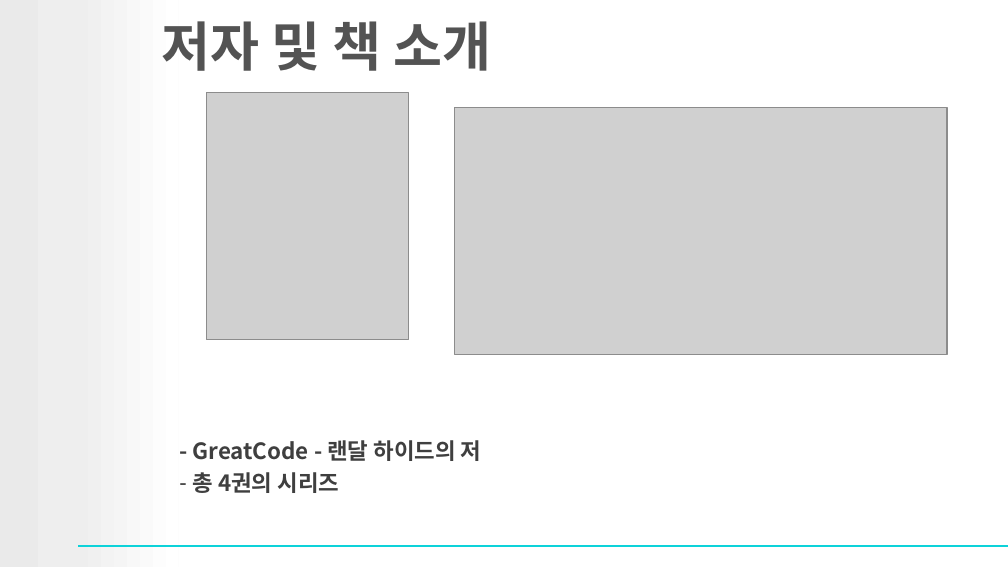
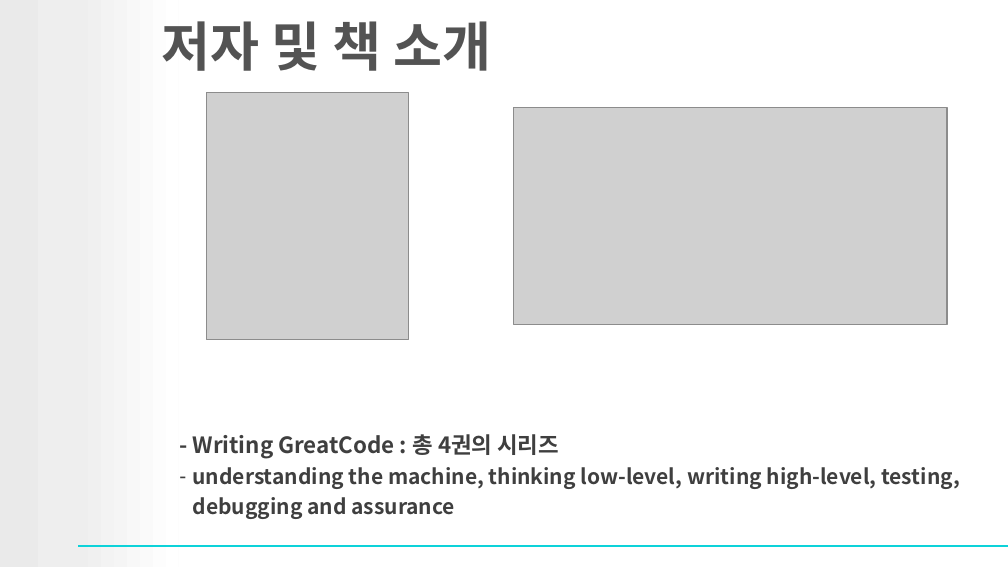
Before and after one commit to gatherKnowledge/Presentation, a slide deck: slide 5 of GreatCode/1-2장_수치표기법.pptx. Drawn at 1008x567 pixels with LibreOffice and Linux fonts; fonts in the diff are those of the drawing; grey boxes stand for pictures; background and template pictures are left out. Boxes give left, top, right and bottom in pixels: in the first picture for what was removed or moved away, otherwise in the second. Text is boxed around its words. In the diff, an @@ line names an element or a change of style, - is before the commit and + after.

```diff
--- a/GreatCode/1-2장_수치표기법.pptx
+++ b/GreatCode/1-2장_수치표기법.pptx
@@ picture: place and size @@
-picture at <box>455,108,947,355</box>
+picture at <box>514,108,948,325</box>
@@ text at <box>193,434,960,519</box>: text changed; size 16 to 15 pt @@
-- GreatCode - 랜달 하이드의 저
-– 총 4권의 시리즈
+- Writing GreatCode : 총 4권의 시리즈
+– understanding the machine, thinking low-level, writing high-level, testing, debugging and assurance
```
Also in this commit, not shown: 25 other slides changed, 5 slides added, 2 slides removed, 3 other files.
